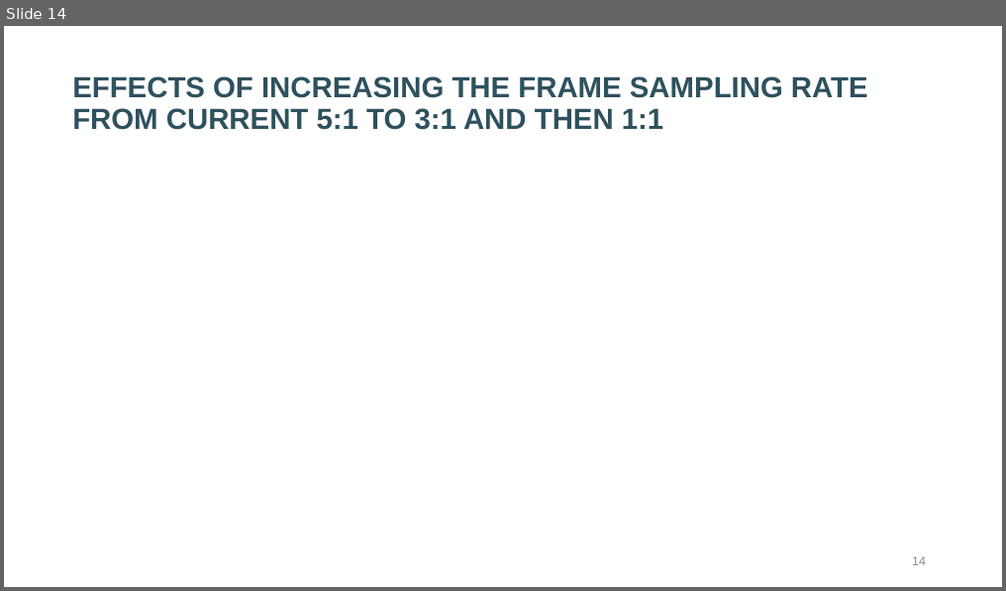
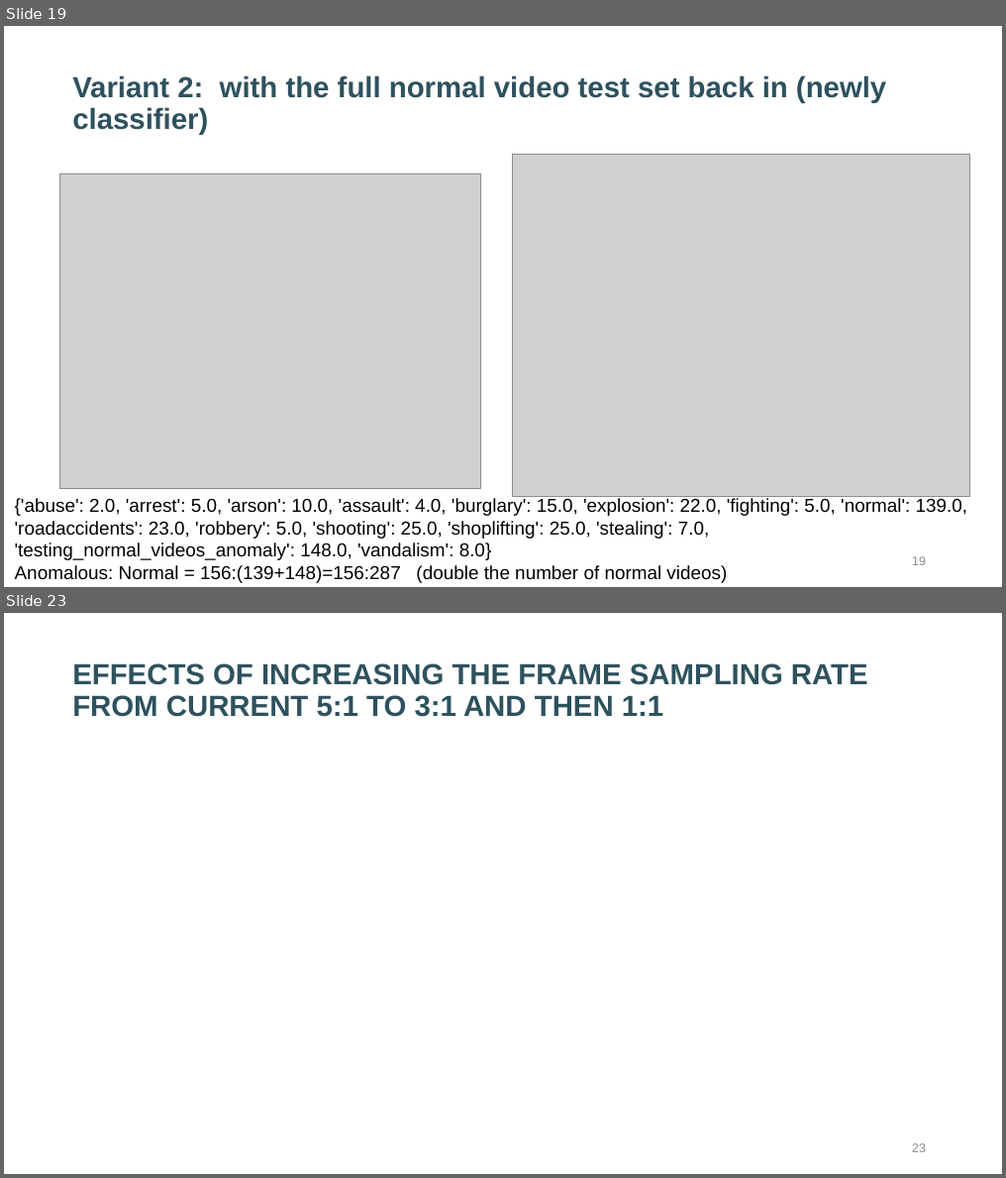
Before and after one commit to karthik111/video_anomaly_detection, a slide deck: docs/Video Anomaly Detection – Design Notes v5.pptx. Shown one above the other, each under a label of ours: slide 14 before the commit, slides 19 and 23 after it; the slides between them are not shown. The pictures are 1006x591 and 1006x1178 pixels, drawn with LibreOffice and Linux fonts; fonts in the diff are those of the drawing; grey boxes stand for pictures. Boxes give left, top, right and bottom in pixels: in the first picture for what was removed or moved away, otherwise in the second. Text is boxed around its words. In the diff, an @@ line names an element or a change of style, - is before the commit and + after.

```diff
--- a/docs/Video Anomaly Detection – Design Notes v5.pptx
+++ b/docs/Video Anomaly Detection – Design Notes v5.pptx
@@ slide 19 added at box(4, 26, 1002, 587), background #FFFFFF @@
@@ title added at box(72, 76, 886, 134), 28 pt, text #2E515E, bold @@
+Variant 2: with the full normal video test set back in (newly classifier)
@@ picture added at box(60, 174, 481, 488) @@
@@ picture added at box(512, 154, 970, 497) @@
@@ text added at box(15, 498, 968, 583), 18 pt, text #000000 @@
+{'abuse': 2.0, 'arrest': 5.0, 'arson': 10.0, 'assault': 4.0, 'burglary': 15.0, 'explosion': 22.0, 'fighting': 5.0, 'normal': 139.0, 'roadaccidents': 23.0, 'robbery': 5.0, 'shooting': 25.0, 'shoplifting': 25.0, 'stealing': 7.0, 'testing_normal_videos_anomaly': 148.0, 'vandalism': 8.0}
+Anomalous: Normal = 156:(139+148)=156:287 (double the number of normal videos)
@@ page number added at box(912, 557, 926, 566), 12 pt, text #8C8C8C @@
+19
@@ what was slide 14 is now slide 23 @@
@@ page number at box(912, 1144, 926, 1153): text changed @@
-14
+23
```
Also in this commit, not shown: 4 slides changed, 7 other slides added, 9 other files.
